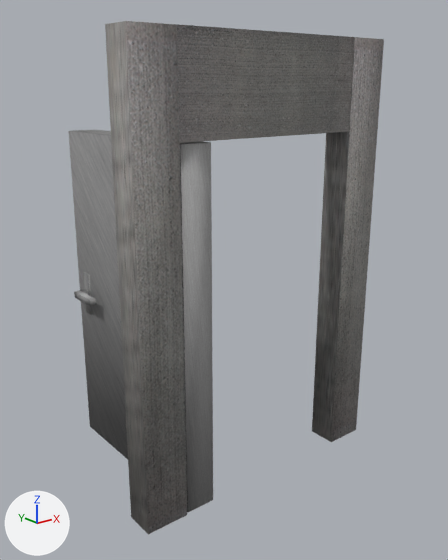
The OBJ model res/models/door/metaldoor_000005.obj: old version first, new version second.
Rendered twice from a 50 mm camera at (-2.67, -2.95, 2.71) aimed at (0.09, 0.49, 1.33). Arrows for +X, +Y and +Z are at lower left; the lights stay in place. Where no turn or scale is listed for an object, it has been applied to the vertices.

The scene before the commit, as lines of its bpy script (objects in view):
```python
me_cube_004_cube_005 = bpy.data.meshes.new('Cube.004_Cube.005')
me_cube_004_cube_005.from_pydata(...)  # a box spanning x -0.69..-0.68, y 1.13..1.22, z 1.05..1.37; a box spanning x -0.78..-0.74, y 0.94..1.2, z 1.19..1.24; a box spanning x -0.74..-0.69, y 1.15..1.2, z 1.19..1.24; a box spanning x -0.42..-0.37, y 0.97..1.22, z 1.2..1.24; a box spanning x -0.46..-0.41, y 1.18..1.22, z 1.2..1.24; a box spanning x -0.48..-0.46, y 1.15..1.25, z 1.05..1.37; a box spanning x -0.68..-0.47, y -0.09..1.31, z 0.01..2.4
me_cube_004_cube_005.materials.append(mat_metal)  # picture img_metaltexture3_png
me_cube_006_cube_007 = bpy.data.meshes.new('Cube.006_Cube.007')
me_cube_006_cube_007.from_pydata(...)  # a box spanning x -0.7..0.7, y -0.1..0.1, z 2.41..3.01; a box spanning x 0.7..1.0, y -0.11..0.11, z 0.01..3.01; a box spanning x -1.0..-0.7, y -0.11..0.11, z 0.01..3.01
me_cube_006_cube_007.materials.append(mat_concrete)  # picture img_concrete_png
ob_cube_004_cube_005 = bpy.data.objects.new('Cube.004_Cube.005', me_cube_004_cube_005)
ob_cube_004_cube_005.location = (0.0, 0.0, 0.0)
ob_cube_006_cube_007 = bpy.data.objects.new('Cube.006_Cube.007', me_cube_006_cube_007)
ob_cube_006_cube_007.location = (0.0, 0.0, 0.0)
```
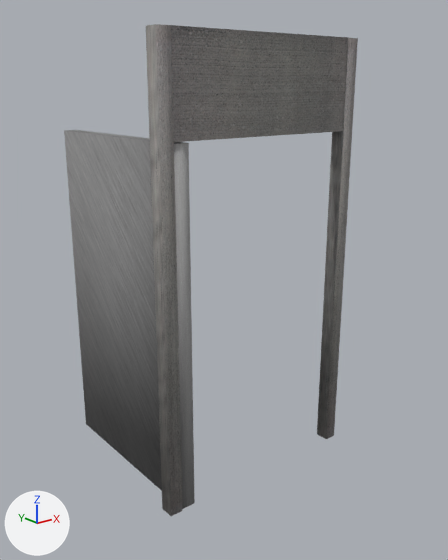
Location of each change, [x1, y1, x2, y2] in pixels of the pictures (448 x 560 px; the box of a moved part takes in the faces that stretch with it):
'Cube.006_Cube.007', reshaped (24% narrower)
    before: [105, 21, 384, 534]
    after: [146, 24, 358, 516]
'Cube.004_Cube.005', reshaped (10% narrower)
    before: [68, 130, 213, 512]
    after: [64, 130, 195, 509]
part 1 of me_cube_004_cube_005, added
    after: [64, 130, 195, 509]
part 2 of me_cube_004_cube_005, deleted
    before: [83, 272, 92, 315]
part 3 of me_cube_004_cube_005, deleted
    before: [74, 290, 96, 306]
part 4 of me_cube_004_cube_005, deleted
    before: [68, 130, 213, 512]
part 5 of me_cube_006_cube_007, moved or reshaped
    before: [177, 24, 355, 143]
    after: [171, 25, 348, 142]
part 6 of me_cube_006_cube_007, moved or reshaped
    before: [312, 37, 384, 442]
    after: [317, 38, 358, 439]
part 7 of me_cube_006_cube_007, moved or reshaped
    before: [105, 21, 187, 534]
    after: [146, 24, 182, 516]

The change in detail:
me_cube_004_cube_005 is used by ob_cube_004_cube_005; location (0.0, 0.0, 0.0).
me_cube_004_cube_005 had 56 vertices, 84 faces and spanned x -0.78..-0.37, y -0.09..1.31, z 0.01..2.4.
me_cube_004_cube_005 now has 32 vertices, 48 faces and spans x -0.69..-0.5, y -0.04..1.36, z 0.01..2.4.
me_cube_004_cube_005 part 1: a new loose piece, a box spanning x -0.693..-0.593, y -0.04..1.36, z 0.012..2.402, in mat_metal (picture img_metaltexture3_png).
me_cube_004_cube_005 part 2: the loose piece of 8 vertices spanning x -0.69..-0.68, y 1.13..1.22, z 1.05..1.37 is deleted.
me_cube_004_cube_005 part 3: the loose piece of 8 vertices spanning x -0.78..-0.74, y 0.94..1.2, z 1.19..1.24 is deleted.
me_cube_004_cube_005 part 4: the loose piece of 8 vertices spanning x -0.68..-0.47, y -0.09..1.31, z 0.01..2.4 is deleted.
me_cube_006_cube_007 has 24 vertices, 36 faces and spans x -1.0..1.0, y -0.11..0.11, z 0.01..3.01.
me_cube_006_cube_007 is used by ob_cube_006_cube_007; location (0.0, 0.0, 0.0).
me_cube_006_cube_007 part 5: the loose piece of 8 vertices spanning x -0.7..0.7, y -0.1..0.1, z 2.41..3.01 is scaled about its middle by (1, 0.47, 1).
me_cube_006_cube_007 part 6: the loose piece of 8 vertices spanning x 0.7..1.0, y -0.11..0.11, z 0.01..3.01 is scaled about its middle by (0.308, 0.481, 1), then moved by (-0.1, 0.0, 0.0).
me_cube_006_cube_007 part 7: the loose piece of 8 vertices spanning x -1.0..-0.7, y -0.11..0.11, z 0.01..3.01 is scaled about its middle by (0.308, 0.481, 1), then moved by (0.1, 0.0, 0.0).
